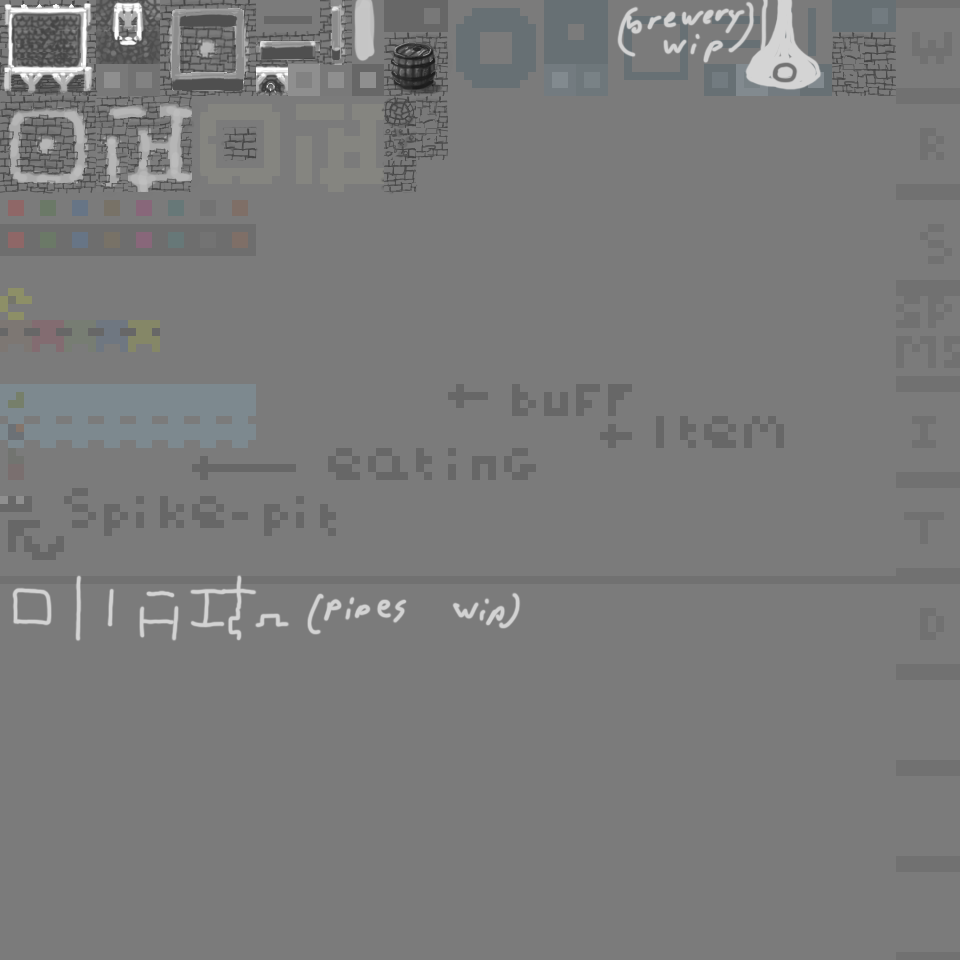
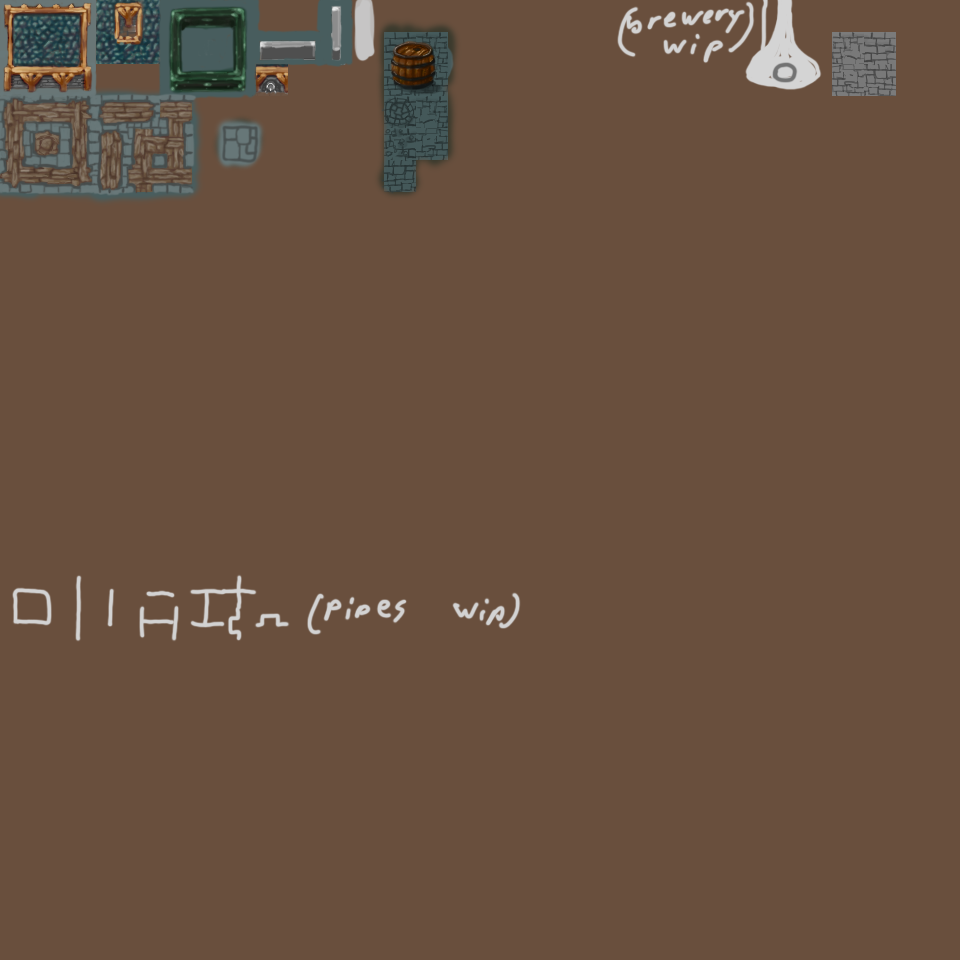
Before/after of a w=960, h=960 layered artwork. What changed in the layer stack:
removed layer "Layer 5" over 256, 64, 288, 96
added layer "Layer 9" (color) above "Layer 19" over 186, 16, 437, 89
added layer "Layer 19" (52%) above "Layer 18" over 170, 7, 245, 88
added layer "Layer 18" above "Layer 17" over 168, 6, 247, 94
added layer "Layer 17" (overlay) above "Layer 16" over 168, 5, 249, 95
added layer "Layer 16" above "Layer 15" over 168, 6, 248, 93
added layer "Layer 15" above "Group 1 copy" over 0, 0, 267, 196
added layer "Group 1 copy" above "Group 1" over 0, 96, 194, 194
added layer "Layer 12" above "Layer 8" over 0, 0, 355, 209
added layer "Layer 8" (overlay) above "Layer 11" over 90, 15, 464, 204
painted on "Layer 6" over 0, 0, 896, 196
removed layer "Layer 4" over 0, 0, 896, 196
added layer "Layer 7" above "Layer 3" over 0, 0, 960, 960
